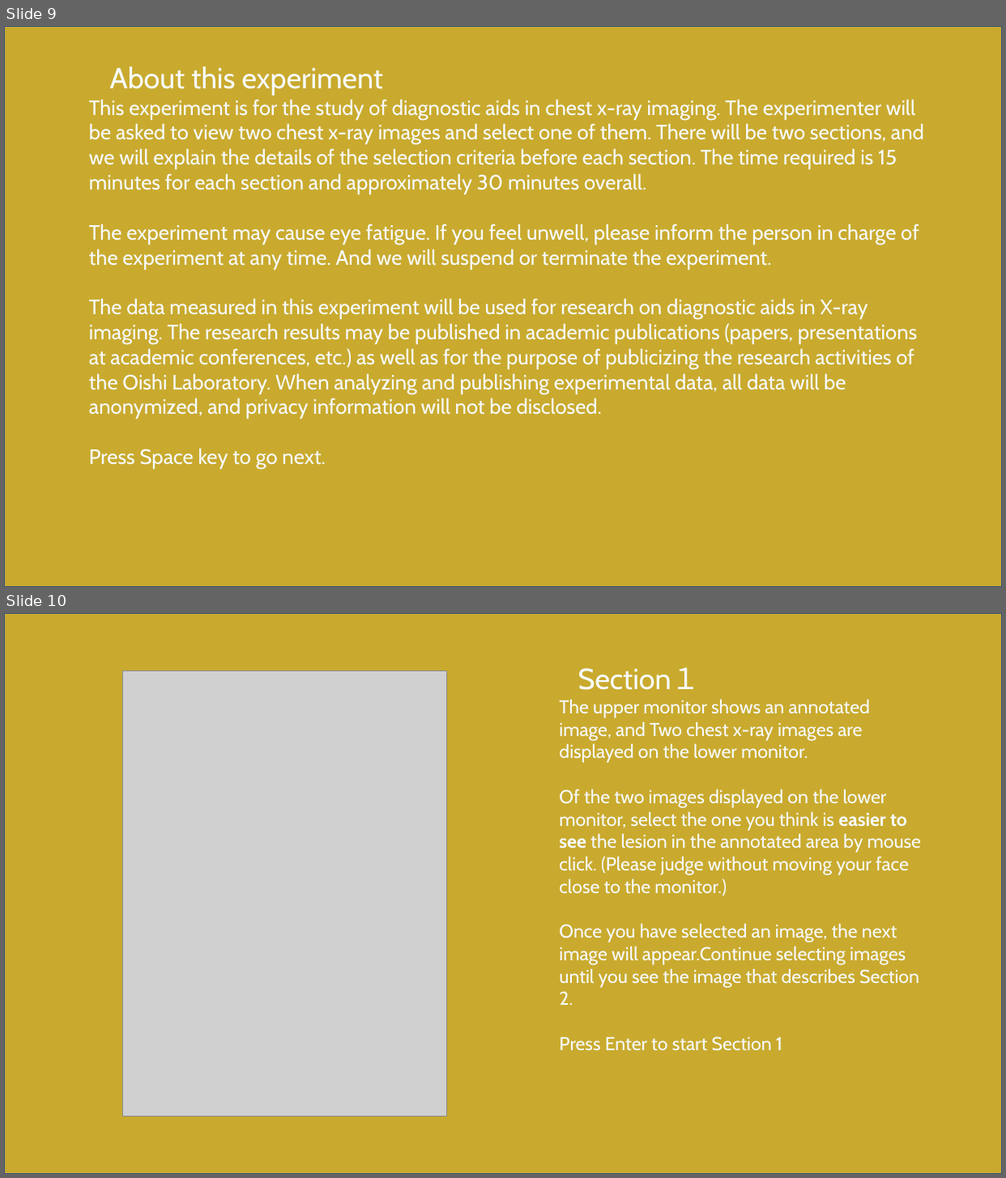
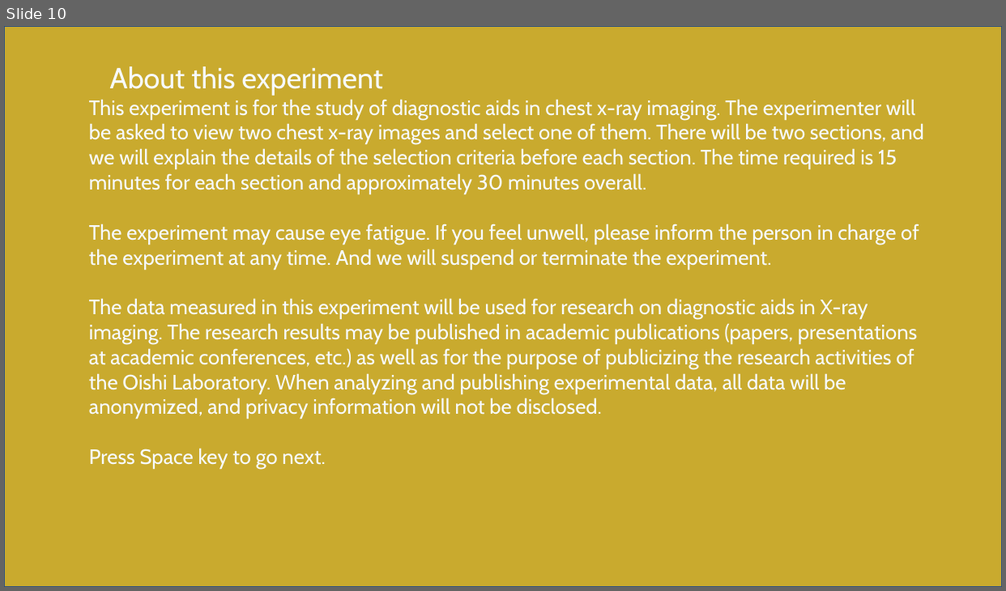
Before and after one commit to HAMADAKAZUKI2423/lab, a slide deck: tex/ethicsreview/ethics_review_visibility/別紙2評価実験説明.pptx. Shown one above the other, each under a label of ours: slides 9 and 10 before the commit, slide 10 after it. The pictures are 1006x1178 and 1006x591 pixels, drawn with LibreOffice and Linux fonts; fonts in the diff are those of the drawing; grey boxes stand for pictures. Boxes give left, top, right and bottom in pixels: in the first picture for what was removed or moved away, otherwise in the second. Text is boxed around its words. In the diff, an @@ line names an element or a change of style, - is before the commit and + after.

```diff
--- a/tex/ethicsreview/ethics_review_visibility/別紙2評価実験説明.pptx
+++ b/tex/ethicsreview/ethics_review_visibility/別紙2評価実験説明.pptx
@@ slide 10 removed at bbox=[4, 613, 1002, 1174], background #F7FAFF @@
@@ rectangle removed at bbox=[4, 613, 1002, 1174] @@
@@ picture removed at bbox=[123, 671, 446, 1116] @@
@@ text removed at bbox=[559, 667, 921, 1051] @@
-Section１
-The upper monitor shows an annotated image, and Two chest x-ray images are displayed on the lower monitor.
-Of the two images displayed on the lower monitor, select the one you think is easier to see the lesion in the annotated area by mouse click. (Please judge without moving your face close to the monitor.)
-Once you have selected an image, the next image will appear.Continue selecting images until you see the image that describes Section 2.
-Press Enter to start Section 1
@@ what was slide 9 is now slide 10 @@
```
Also in this commit, not shown: 2 slides added, 3 other slides removed.
